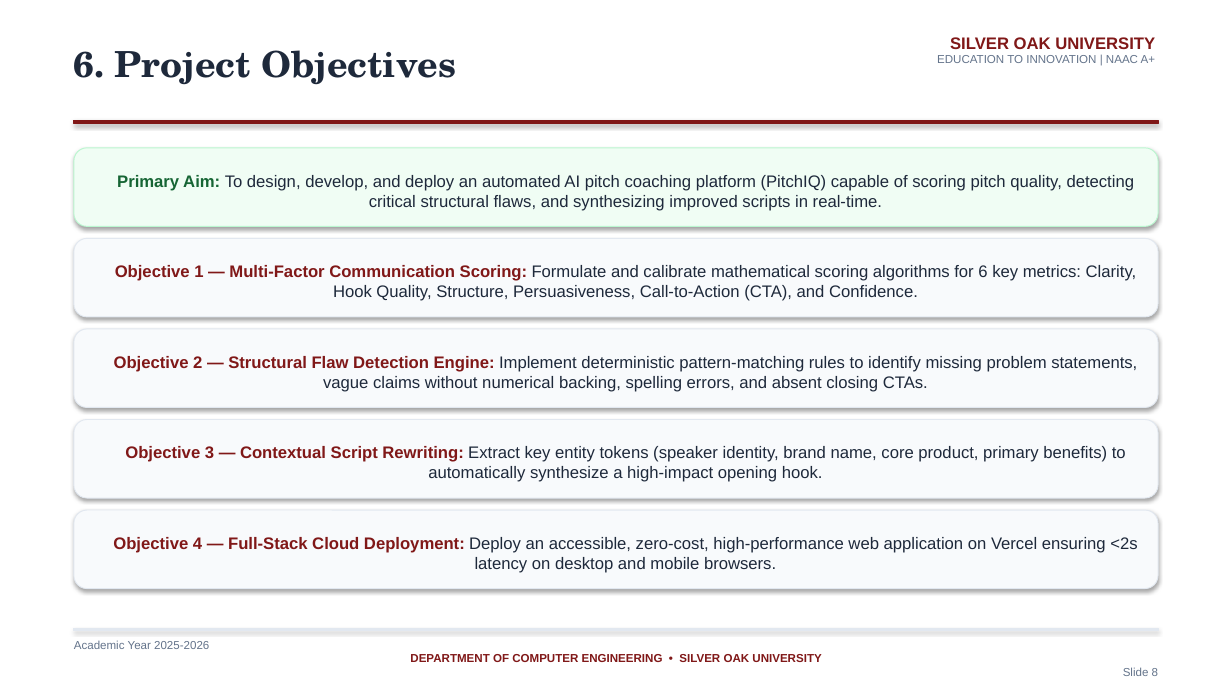
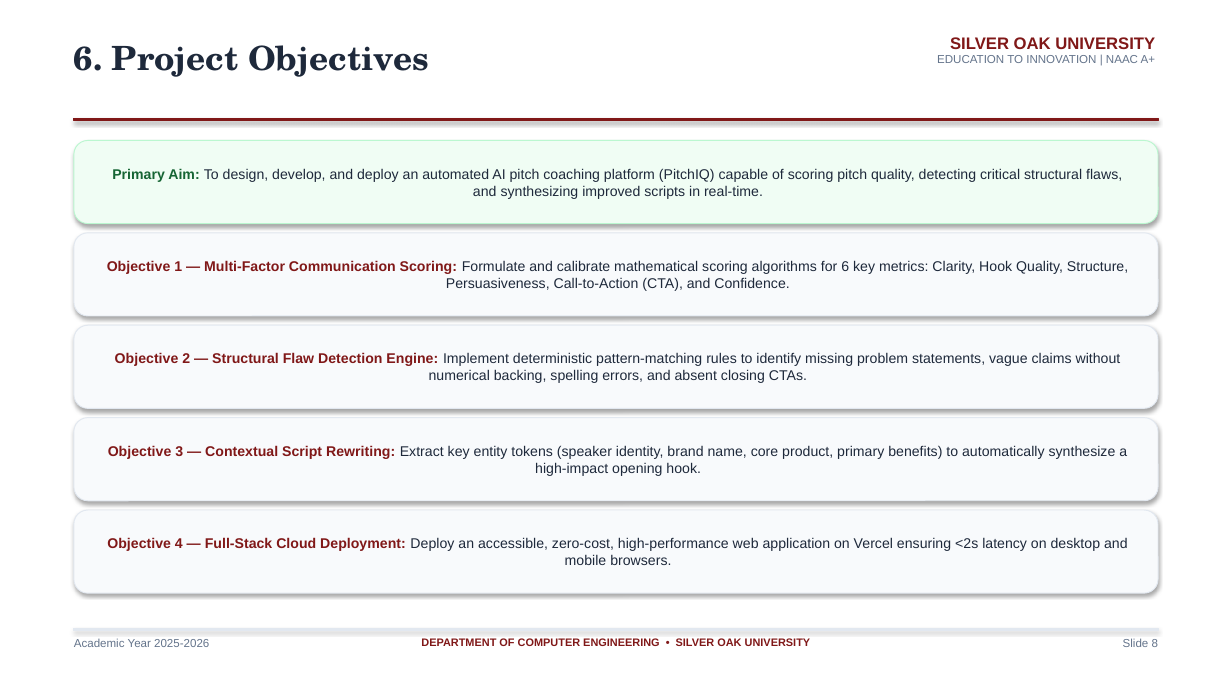
Before and after one commit to PARTHBAVALIYA/pitchiq, a slide deck: slide 8 of PitchIQ_SilverOak_Presentation.pptx. Drawn at 1232x693 pixels with LibreOffice and Linux fonts; fonts in the diff are those of the drawing. Boxes give left, top, right and bottom in pixels: in the first picture for what was removed or moved away, otherwise in the second. Text is boxed around its words. In the diff, an @@ line names an element or a change of style, - is before the commit and + after.

Commit message:
Fix slide formatting, card padding, and box boundaries in PPT

```diff
--- a/PitchIQ_SilverOak_Presentation.pptx
+++ b/PitchIQ_SilverOak_Presentation.pptx
@@ text "6. Project Objectives" at (74,45,429,77): size 28 to 26 pt @@
@@ size 13 to 11 pt in 5 elements at (74,418,1158,501), (74,325,1158,409), (74,510,1158,593), (74,233,1158,316), (74,140,1158,224) @@
@@ rounded rectangle "Primary Aim: To design, develop, ...": place and size @@
-rounded rectangle "Primary Aim: To design, develop, ..." at (74,148,1158,226)
+rounded rectangle "Primary Aim: To design, develop, ..." at (74,140,1158,224)
@@ rounded rectangle "Objective 1 — Multi-Factor Communication ...": place and size @@
-rounded rectangle "Objective 1 — Multi-Factor Communication ..." at (74,238,1158,317)
+rounded rectangle "Objective 1 — Multi-Factor Communication ..." at (74,233,1158,316)
@@ rounded rectangle "Objective 2 — Structural Flaw ...": place and size @@
-rounded rectangle "Objective 2 — Structural Flaw ..." at (74,329,1158,408)
+rounded rectangle "Objective 2 — Structural Flaw ..." at (74,325,1158,409)
@@ rounded rectangle "Objective 4 — Full-Stack Cloud ...": place and size @@
-rounded rectangle "Objective 4 — Full-Stack Cloud ..." at (74,510,1158,589)
+rounded rectangle "Objective 4 — Full-Stack Cloud ..." at (74,510,1158,593)
@@ text at (410,654,1158,676): paragraphs removed @@
-DEPARTMENT OF COMPUTER ENGINEERING • SILVER OAK UNIVERSITY
-Slide 8
@@ text added at (421,638,811,649), 8.5 pt, text #801818, bold @@
+DEPARTMENT OF COMPUTER ENGINEERING • SILVER OAK UNIVERSITY
@@ text added at (1123,638,1158,647), 9 pt, text #64748B @@
+Slide 8
```
Also in this commit, not shown: 13 other slides changed.
